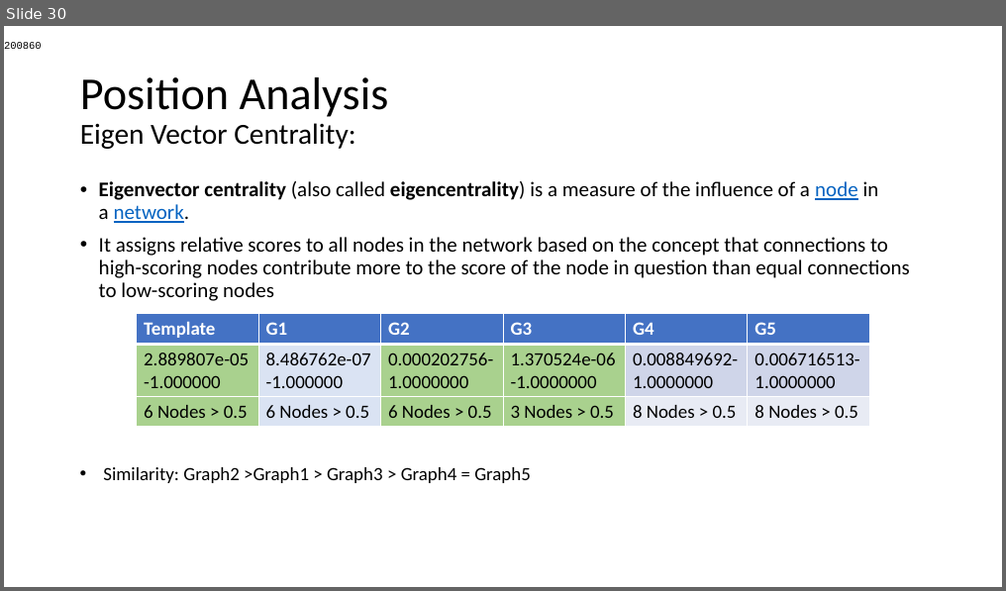
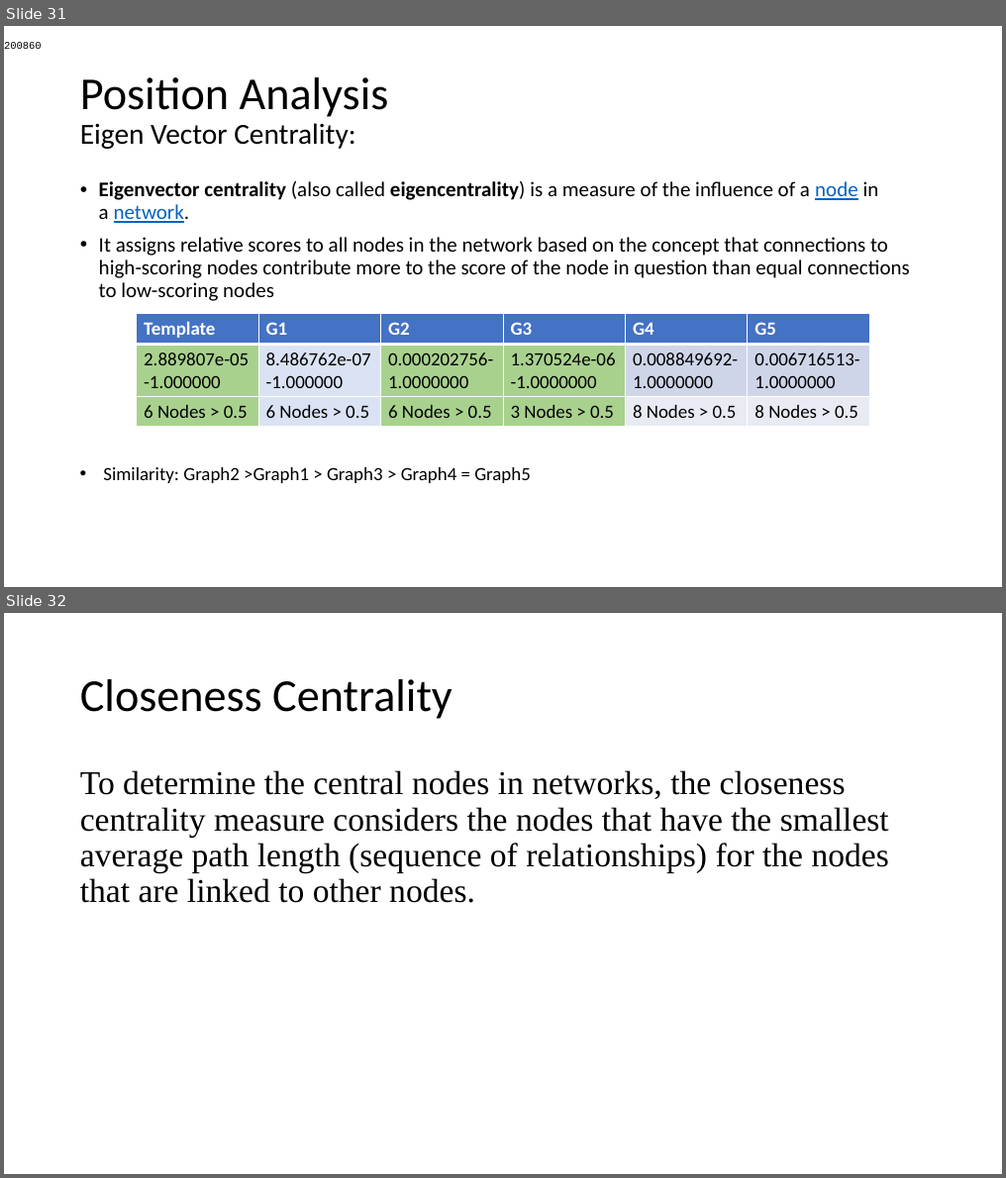
Before and after one commit to AtrayeeNeog/Visualization_2019-20, a slide deck: Documentation/Presentation/Project_Presentation_v2.pptx. Shown one above the other, each under a label of ours: slide 30 before the commit, slides 31 and 32 after it. The pictures are 1006x591 and 1006x1178 pixels, drawn with LibreOffice and Linux fonts; fonts in the diff are those of the drawing. Boxes give left, top, right and bottom in pixels: in the first picture for what was removed or moved away, otherwise in the second. Text is boxed around its words. In the diff, an @@ line names an element or a change of style, - is before the commit and + after.

```diff
--- a/Documentation/Presentation/Project_Presentation_v2.pptx
+++ b/Documentation/Presentation/Project_Presentation_v2.pptx
@@ slide 32 added at <box>4,613,1002,1174</box>, background #FFFFFF @@
@@ title added at <box>80,679,452,719</box>, 44 pt, text #000000 @@
+Closeness Centrality
@@ text added at <box>80,770,889,903</box>, 32 pt, text #000000 @@
+To determine the central nodes in networks, the closeness centrality measure considers the nodes that have the smallest average path length (sequence of relationships) for the nodes that are linked to other nodes.
@@ what was slide 30 is now slide 31 @@
```
Also in this commit, not shown: 1 slide changed, 9 other slides added.
